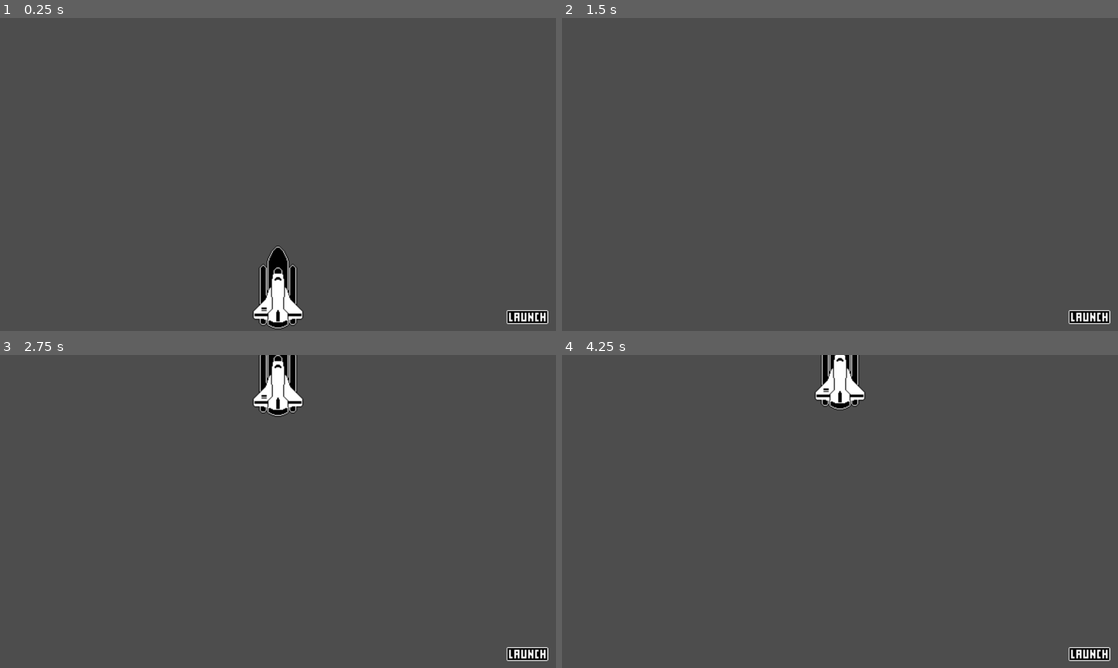
Above: before the commit, frames 1-4 (two rows, left to right).
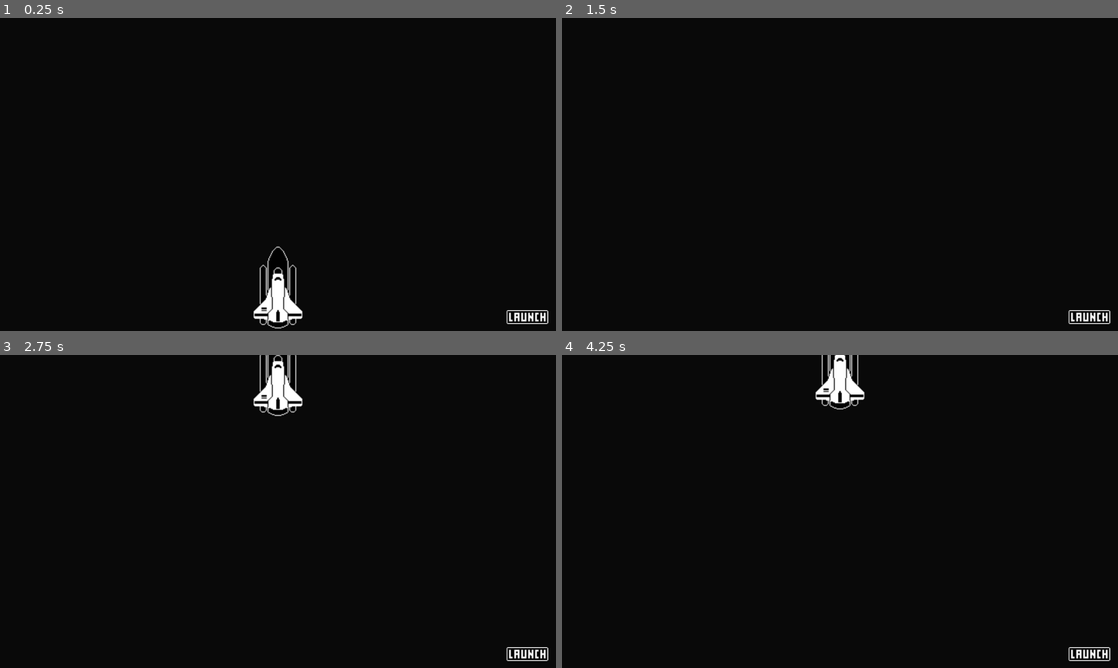
Above: after the commit, the same moments.

Repository: spencerleemeredith/Rocket-Launch
Game: Godot game, scene res://World.tscn
Two runs of this game, one before a commit and one after it. Both use one fixed random seed, a clock stepped at 60 frames per second and the inputs below.
Inputs (mouse positions are in pixels of both pictures, inside the frame that each line leads up to):
- Up to frame 1 (0.25 s): no input
- Up to frame 2 (1.5 s): click (1090, 318) at 0.5 s; click (1090, 318) at 1.25 s
- Up to frame 3 (2.75 s): click (528, 655) at 2 s
- Up to frame 4 (4.25 s): tap Enter at 3.5 s

The runs differ from the first frame. In frame 1, 98% of the frame differs, in the area x 0-100%, y 0-100%; in frame 2, 100%; in frame 3, 98%; in frame 4, 98%.

Commit message:
Made screen black so i can add some flavor to the scene Add Colorrect which fills whole screen

Diff:
--- /dev/null
+++ b/ColorRect.gd
@@ -0,0 +1,11 @@
+extends ColorRect
+
+
+# Called when the node enters the scene tree for the first time.
+func _ready():
+	pass # Replace with function body.
+
+
+# Called every frame. 'delta' is the elapsed time since the previous frame.
+func _process(delta):
+	pass
--- a/World.gd
+++ b/World.gd
@@ -5,4 +5,4 @@
 
 func _on_launch_button_button_down():
 	animation_player.play("Launch")
-	# launch_button.hide()
+	#launch_button.hide()
--- a/World.tscn
+++ b/World.tscn
@@ -40,20 +40,30 @@
 "RESET": SubResource("Animation_nv6nl")
 }
 
-[node name="World" type="Node2D"]
+[node name="ColorRect" type="ColorRect"]
+anchors_preset = 15
+anchor_right = 1.0
+anchor_bottom = 1.0
+grow_horizontal = 2
+grow_vertical = 2
+size_flags_horizontal = 4
+color = Color(0.0352941, 0.0352941, 0.0352941, 1)
+
+[node name="World" type="Node2D" parent="."]
+process_mode = 3
 script = ExtResource("1_qcruo")
 
-[node name="RocketShip" type="Sprite2D" parent="."]
+[node name="RocketShip" type="Sprite2D" parent="World"]
 position = Vector2(640, 620)
 scale = Vector2(2, 2)
 texture = ExtResource("1_qvkou")
 
-[node name="AnimationPlayer" type="AnimationPlayer" parent="."]
+[node name="AnimationPlayer" type="AnimationPlayer" parent="World"]
 libraries = {
 "": SubResource("AnimationLibrary_2sx4s")
 }
 
-[node name="LaunchButton" type="TextureButton" parent="."]
+[node name="LaunchButton" type="TextureButton" parent="World"]
 offset_left = 1166.0
 offset_top = 672.0
 offset_right = 1214.0
@@ -61,4 +71,4 @@
 scale = Vector2(2, 2)
 texture_normal = ExtResource("3_q5uk7")
 
-[connection signal="button_down" from="LaunchButton" to="." method="_on_launch_button_button_down"]
+[connection signal="button_down" from="World/LaunchButton" to="World" method="_on_launch_button_button_down"]
